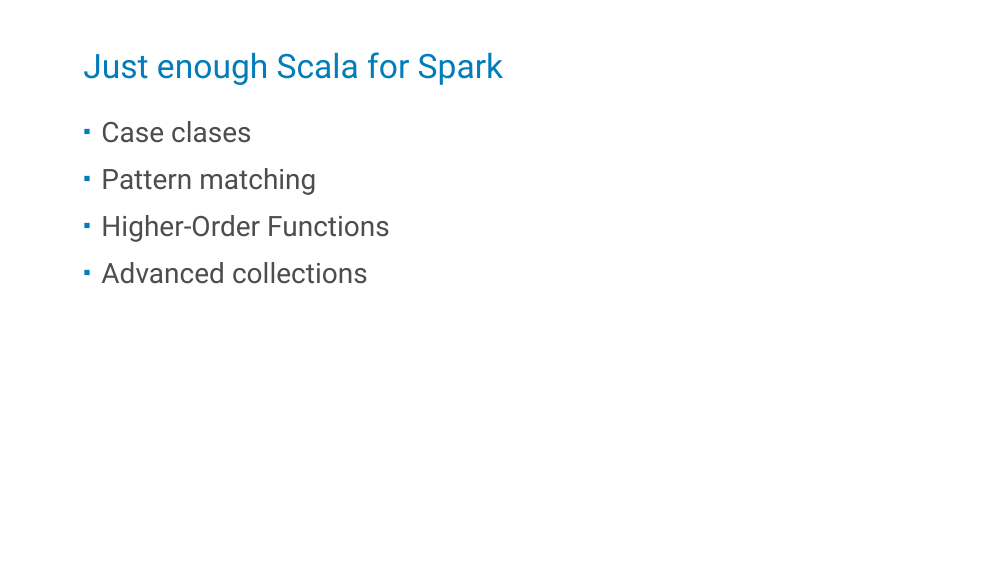
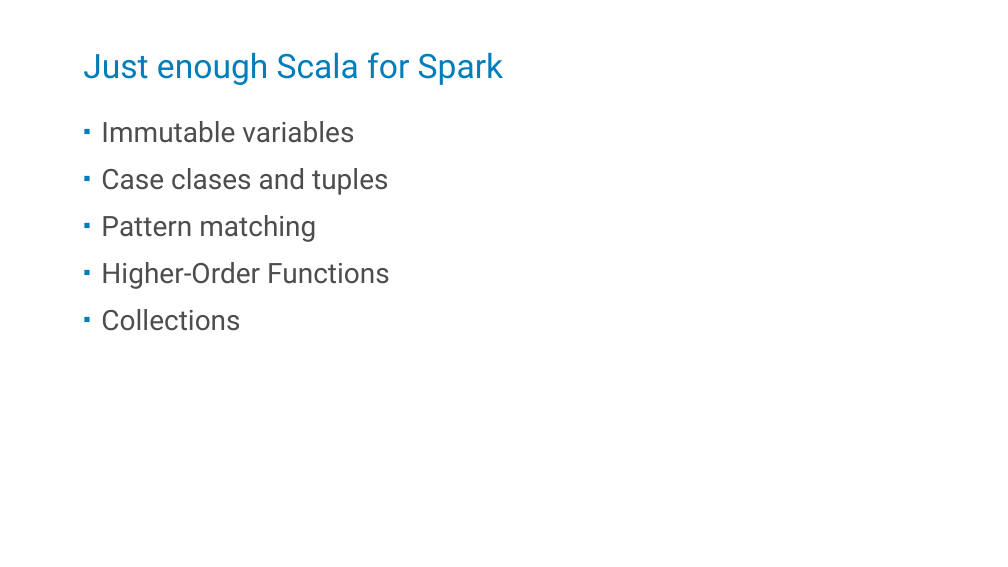
Before and after one commit to kstanaszek/SparkAndScalaInTandem, a slide deck: slide 15 of src/main/resources/slides.pptx. Drawn at 1008x567 pixels with LibreOffice and Linux fonts; fonts in the diff are those of the drawing. Boxes give left, top, right and bottom in pixels: in the first picture for what was removed or moved away, otherwise in the second. Text is boxed around its words. In the diff, an @@ line names an element or a change of style, - is before the commit and + after.

Commit message:
slides updated

```diff
--- a/src/main/resources/slides.pptx
+++ b/src/main/resources/slides.pptx
@@ text at bbox=[101, 121, 388, 195]: text changed @@
-▪ Case clases
+▪ Immutable variables
+▪ Case clases and tuples
@@ text at bbox=[101, 309, 240, 331]: text changed @@
-▪ Advanced collections
+▪ Collections
```
Also in this commit, not shown: 5 slides added.
